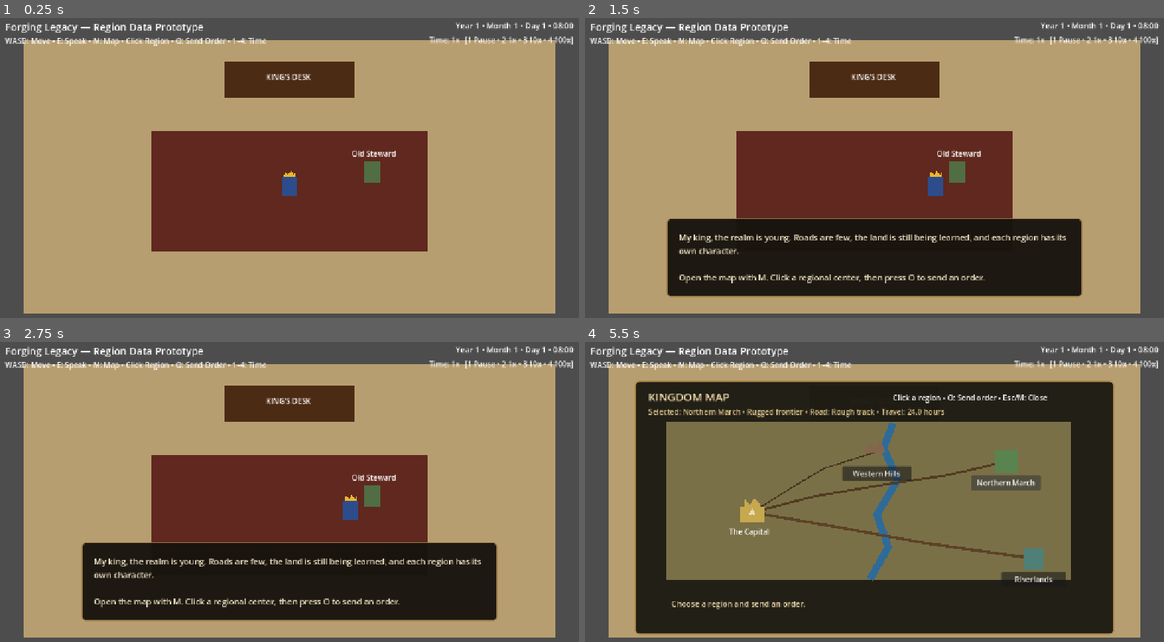
Above: before the commit, frames 1-4 (two rows, left to right).
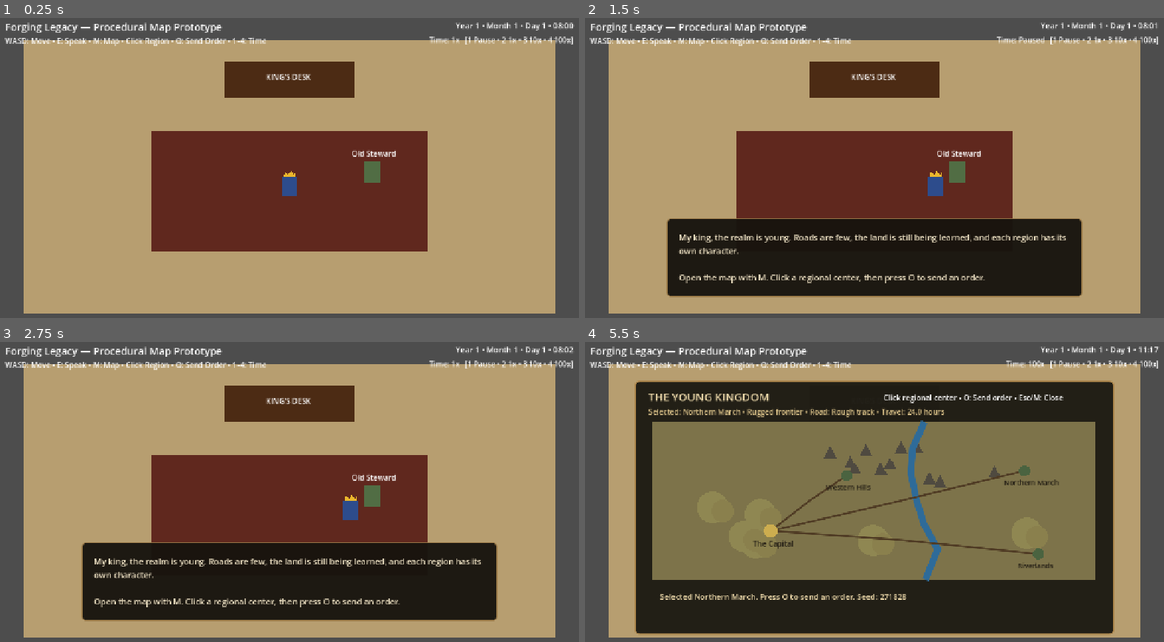
Above: after the commit, the same moments.

Repository: thomasmcanerney-gif/forging-legacy-game
Game: Godot game, scene res://scenes/main.tscn
Same seed, same stepped clock (60 frames per second), same inputs: the game is played once before the commit and once after it.
Inputs (mouse positions are in pixels of both pictures, inside the frame that each line leads up to):
- Up to frame 1 (0.25 s): no input
- Up to frame 2 (1.5 s): tap Enter at 0.5 s; move the mouse to (1001, 159) at 0.52 s; hold D (move_right) 0.53-1.28 s; tap E (interact) at 0.6, 1.25 s; click (1001, 159) at 0.67 s; move the mouse to (758, 192) at 1.27 s; hold S (move_down) from 1.28 s (still down); tap 1 at 1.35 s; click (758, 192) at 1.42 s
- Up to frame 3 (2.75 s): tap Enter at 2 s; move the mouse to (347, 429) at 2.02 s; release S (move_down) at 2.03 s; hold D (move_right) from 2.03 s (still down); tap 2 at 2.1 s; click (347, 429) at 2.17 s
- Up to frame 4 (5.5 s): tap Space at 2.75, 4.25 s; move the mouse to (845, 567) at 2.77 s; release D (move_right) at 2.78 s; hold W (move_up) 2.78-3.53 s; tap 3 at 2.85 s; click (845, 567) at 2.92 s; tap Enter at 3.5 s; move the mouse to (1053, 552) at 3.52 s; hold A (move_left) 3.53-5 s; tap 4 at 3.6 s; click (1053, 552) at 3.67 s; move the mouse to (695, 450) at 4.27 s; tap M at 4.35 s; click (695, 450) at 4.42 s; click (1007, 483) at 5 s, where only the run before the commit has a clickable "Northern March"

The runs differ from the first frame. In frame 1, 0.3% of the frame differs, in the area x 16-39%, y 1-5%; in frame 2, 0.6%; in frame 3, 0.4%; in frame 4, 11%, in the area x 10-100%, y 1-90%.
Error before the commit: Invalid assignment of property or key 'visible' with value of type 'bool' on a base object of type 'null instance'. (res://scripts/main.gd:29)

Commit message:
Replace static map with procedural renderer

Diff:
--- a/scenes/main.tscn
+++ b/scenes/main.tscn
@@ -1,26 +1,22 @@
-[gd_scene load_steps=13 format=3]
+[gd_scene load_steps=14 format=3]
 
 [ext_resource type="Script" path="res://scripts/main.gd" id="1_main"]
 [ext_resource type="Script" path="res://scripts/player.gd" id="2_player"]
 [ext_resource type="Script" path="res://scripts/game_time.gd" id="3_time"]
 [ext_resource type="Script" path="res://scripts/messenger_system.gd" id="4_messenger"]
 [ext_resource type="Script" path="res://scripts/kingdom_state.gd" id="5_kingdom"]
+[ext_resource type="Script" path="res://scripts/procedural_map.gd" id="6_map"]
 
 [sub_resource type="RectangleShape2D" id="PlayerShape"]
 size = Vector2(32, 40)
-
 [sub_resource type="RectangleShape2D" id="AdvisorShape"]
 size = Vector2(36, 44)
-
 [sub_resource type="RectangleShape2D" id="HorizontalWallShape"]
 size = Vector2(1152, 24)
-
 [sub_resource type="RectangleShape2D" id="VerticalWallShape"]
 size = Vector2(24, 592)
-
 [sub_resource type="RectangleShape2D" id="DeskCollisionShape"]
 size = Vector2(280, 80)
-
 [sub_resource type="StyleBoxFlat" id="DialogueStyle"]
 bg_color = Color(0.09, 0.075, 0.055, 0.96)
 border_width_left = 2
@@ -32,7 +28,6 @@
 corner_radius_top_right = 8
 corner_radius_bottom_right = 8
 corner_radius_bottom_left = 8
-
 [sub_resource type="StyleBoxFlat" id="MapStyle"]
 bg_color = Color(0.12, 0.11, 0.08, 0.98)
 border_width_left = 3
@@ -47,110 +42,80 @@
 
 [node name="Main" type="Node2D"]
 script = ExtResource("1_main")
-
 [node name="GameTime" type="Node" parent="."]
 script = ExtResource("3_time")
-
 [node name="MessengerSystem" type="Node" parent="."]
 script = ExtResource("4_messenger")
-
 [node name="KingdomState" type="Node" parent="."]
 script = ExtResource("5_kingdom")
-
 [node name="Room" type="Polygon2D" parent="."]
-polygon = PackedVector2Array(64, 64, 1216, 64, 1216, 656, 64, 656)
-color = Color(0.72, 0.62, 0.44, 1)
-
+polygon = PackedVector2Array(64,64,1216,64,1216,656,64,656)
+color = Color(0.72,0.62,0.44,1)
 [node name="Rug" type="Polygon2D" parent="."]
-polygon = PackedVector2Array(340, 260, 940, 260, 940, 520, 340, 520)
-color = Color(0.38, 0.16, 0.12, 1)
-
+polygon = PackedVector2Array(340,260,940,260,940,520,340,520)
+color = Color(0.38,0.16,0.12,1)
 [node name="Desk" type="Polygon2D" parent="."]
-polygon = PackedVector2Array(500, 110, 780, 110, 780, 190, 500, 190)
-color = Color(0.30, 0.17, 0.08, 1)
-
+polygon = PackedVector2Array(500,110,780,110,780,190,500,190)
+color = Color(0.30,0.17,0.08,1)
 [node name="DeskLabel" type="Label" parent="."]
-position = Vector2(589, 132)
+position = Vector2(589,132)
 text = "KING'S DESK"
-
 [node name="Collision" type="Node2D" parent="."]
-
 [node name="TopWall" type="StaticBody2D" parent="Collision"]
-position = Vector2(640, 52)
-
+position = Vector2(640,52)
 [node name="CollisionShape2D" type="CollisionShape2D" parent="Collision/TopWall"]
 shape = SubResource("HorizontalWallShape")
-
 [node name="BottomWall" type="StaticBody2D" parent="Collision"]
-position = Vector2(640, 668)
-
+position = Vector2(640,668)
 [node name="CollisionShape2D" type="CollisionShape2D" parent="Collision/BottomWall"]
 shape = SubResource("HorizontalWallShape")
-
 [node name="LeftWall" type="StaticBody2D" parent="Collision"]
-position = Vector2(52, 360)
-
+position = Vector2(52,360)
 [node name="CollisionShape2D" type="CollisionShape2D" parent="Collision/LeftWall"]
 shape = SubResource("VerticalWallShape")
-
 [node name="RightWall" type="StaticBody2D" parent="Collision"]
-position = Vector2(1228, 360)
-
+position = Vector2(1228,360)
 [node name="CollisionShape2D" type="CollisionShape2D" parent="Collision/RightWall"]
 shape = SubResource("VerticalWallShape")
-
 [node name="DeskBlocker" type="StaticBody2D" parent="Collision"]
-position = Vector2(640, 150)
-
+position = Vector2(640,150)
 [node name="CollisionShape2D" type="CollisionShape2D" parent="Collision/DeskBlocker"]
 shape = SubResource("DeskCollisionShape")
-
 [node name="Player" type="CharacterBody2D" parent="."]
-position = Vector2(640, 380)
+position = Vector2(640,380)
 script = ExtResource("2_player")
-
 [node name="Body" type="Polygon2D" parent="Player"]
-polygon = PackedVector2Array(-16, -20, 16, -20, 16, 20, -16, 20)
-color = Color(0.18, 0.30, 0.55, 1)
-
+polygon = PackedVector2Array(-16,-20,16,-20,16,20,-16,20)
+color = Color(0.18,0.30,0.55,1)
 [node name="Crown" type="Polygon2D" parent="Player"]
-polygon = PackedVector2Array(-13, -20, -10, -32, -3, -24, 3, -34, 10, -24, 13, -32, 13, -20)
-color = Color(0.92, 0.72, 0.18, 1)
-
+polygon = PackedVector2Array(-13,-20,-10,-32,-3,-24,3,-34,10,-24,13,-32,13,-20)
+color = Color(0.92,0.72,0.18,1)
 [node name="CollisionShape2D" type="CollisionShape2D" parent="Player"]
 shape = SubResource("PlayerShape")
-
 [node name="Advisor" type="Area2D" parent="."]
-position = Vector2(820, 350)
-
+position = Vector2(820,350)
 [node name="Body" type="Polygon2D" parent="Advisor"]
-polygon = PackedVector2Array(-18, -22, 18, -22, 18, 22, -18, 22)
-color = Color(0.32, 0.43, 0.27, 1)
-
+polygon = PackedVector2Array(-18,-22,18,-22,18,22,-18,22)
+color = Color(0.32,0.43,0.27,1)
 [node name="Name" type="Label" parent="Advisor"]
-position = Vector2(-45, -52)
+position = Vector2(-45,-52)
 text = "Old Steward"
-
 [node name="CollisionShape2D" type="CollisionShape2D" parent="Advisor"]
 shape = SubResource("AdvisorShape")
-
 [node name="UI" type="CanvasLayer" parent="."]
-
 [node name="Title" type="Label" parent="UI"]
 offset_left = 24.0
 offset_top = 20.0
-offset_right = 500.0
+offset_right = 600.0
 offset_bottom = 52.0
 theme_override_font_sizes/font_size = 22
-text = "Forging Legacy — Region Data Prototype"
-
+text = "Forging Legacy — Procedural Map Prototype"
 [node name="Instructions" type="Label" parent="UI"]
 offset_left = 24.0
 offset_top = 54.0
 offset_right = 1000.0
 offset_bottom = 86.0
 text = "WASD: Move • E: Speak • M: Map • Click Region • O: Send Order • 1–4: Time"
-
 [node name="DateLabel" type="Label" parent="UI"]
 offset_left = 900.0
 offset_top = 20.0
@@ -159,7 +124,6 @@
 theme_override_font_sizes/font_size = 17
 text = "Year 1 • Month 1 • Day 1 • 08:00"
 horizontal_alignment = 2
-
 [node name="SpeedLabel" type="Label" parent="UI"]
 offset_left = 765.0
 offset_top = 52.0
@@ -167,7 +131,6 @@
 offset_bottom = 80.0
 text = "Time: 1x   [1 Pause • 2 1x • 3 10x • 4 100x]"
 horizontal_alignment = 2
-
 [node name="InteractionPrompt" type="Label" parent="UI"]
 offset_left = 520.0
 offset_top = 590.0
@@ -176,121 +139,54 @@
 theme_override_font_sizes/font_size = 18
 text = "Press E to speak"
 horizontal_alignment = 1
-
 [node name="DialoguePanel" type="PanelContainer" parent="UI"]
 offset_left = 190.0
 offset_top = 450.0
 offset_right = 1090.0
 offset_bottom = 620.0
 theme_override_styles/panel = SubResource("DialogueStyle")
-
 [node name="MarginContainer" type="MarginContainer" parent="UI/DialoguePanel"]
 theme_override_constants/margin_left = 24
 theme_override_constants/margin_top = 20
 theme_override_constants/margin_right = 24
 theme_override_constants/margin_bottom = 20
-
 [node name="DialogueText" type="Label" parent="UI/DialoguePanel/MarginContainer"]
-theme_override_colors/font_color = Color(0.95, 0.90, 0.78, 1)
+theme_override_colors/font_color = Color(0.95,0.90,0.78,1)
 theme_override_font_sizes/font_size = 18
 text = "Dialogue"
 autowrap_mode = 2
-
 [node name="MapPanel" type="Panel" parent="UI"]
 offset_left = 120.0
 offset_top = 100.0
 offset_right = 1160.0
 offset_bottom = 650.0
 theme_override_styles/panel = SubResource("MapStyle")
-
 [node name="MapTitle" type="Label" parent="UI/MapPanel"]
-position = Vector2(30, 18)
-theme_override_colors/font_color = Color(0.95, 0.87, 0.68, 1)
+position = Vector2(30,18)
+theme_override_colors/font_color = Color(0.95,0.87,0.68,1)
 theme_override_font_sizes/font_size = 24
-text = "KINGDOM MAP"
-
+text = "THE YOUNG KINGDOM"
 [node name="MapHelp" type="Label" parent="UI/MapPanel"]
-position = Vector2(560, 25)
-text = "Click a region • O: Send order • Esc/M: Close"
-
+position = Vector2(540,25)
+text = "Click regional center • O: Send order • Esc/M: Close"
 [node name="SelectedRegion" type="Label" parent="UI/MapPanel"]
-position = Vector2(30, 55)
-size = Vector2(950, 30)
-theme_override_colors/font_color = Color(0.88, 0.78, 0.55, 1)
+position = Vector2(30,55)
+size = Vector2(950,30)
+theme_override_colors/font_color = Color(0.88,0.78,0.55,1)
 text = "Selected region"
-
-[node name="Land" type="Polygon2D" parent="UI/MapPanel"]
-polygon = PackedVector2Array(70, 90, 945, 90, 945, 430, 70, 430)
-color = Color(0.48, 0.44, 0.28, 1)
-
-[node name="River" type="Line2D" parent="UI/MapPanel"]
-points = PackedVector2Array(560, 92, 540, 145, 570, 215, 525, 290, 550, 360, 510, 430)
-width = 16.0
-default_color = Color(0.18, 0.42, 0.60, 1)
-
-[node name="NorthernRoad" type="Line2D" parent="UI/MapPanel"]
-points = PackedVector2Array(255, 285, 390, 250, 540, 225, 675, 205, 805, 175)
-width = 5.0
-default_color = Color(0.32, 0.23, 0.13, 1)
-
-[node name="RiverRoad" type="Line2D" parent="UI/MapPanel"]
-points = PackedVector2Array(255, 285, 430, 315, 620, 350, 865, 385)
-width = 6.0
-default_color = Color(0.36, 0.26, 0.15, 1)
-
-[node name="WesternRoad" type="Line2D" parent="UI/MapPanel"]
-points = PackedVector2Array(255, 285, 335, 235, 410, 190, 520, 155)
-width = 3.0
-default_color = Color(0.27, 0.20, 0.13, 1)
-
-[node name="Capital" type="Polygon2D" parent="UI/MapPanel"]
-position = Vector2(255, 285)
-polygon = PackedVector2Array(-28, 20, -28, -12, -16, -12, -16, -28, -5, -18, 5, -30, 16, -18, 16, -12, 28, -12, 28, 20)
-color = Color(0.78, 0.66, 0.31, 1)
-
-[node name="CapitalLabel" type="Label" parent="UI/MapPanel"]
-position = Vector2(205, 315)
-text = "The Capital"
-
-[node name="NorthernMarch" type="Polygon2D" parent="UI/MapPanel"]
-position = Vector2(805, 175)
-polygon = PackedVector2Array(-24, -24, 24, -24, 24, 24, -24, 24)
-color = Color(0.35, 0.52, 0.31, 1)
-
-[node name="NorthernSelect" type="Button" parent="UI/MapPanel"]
-position = Vector2(730, 205)
-size = Vector2(150, 32)
-text = "Northern March"
-
-[node name="Riverlands" type="Polygon2D" parent="UI/MapPanel"]
-position = Vector2(865, 385)
-polygon = PackedVector2Array(-22, -22, 22, -22, 22, 22, -22, 22)
-color = Color(0.31, 0.50, 0.47, 1)
-
-[node name="RiverlandsSelect" type="Button" parent="UI/MapPanel"]
-position = Vector2(795, 414)
-size = Vector2(140, 32)
-text = "Riverlands"
-
-[node name="WesternHills" type="Polygon2D" parent="UI/MapPanel"]
-position = Vector2(520, 155)
-polygon = PackedVector2Array(-22, 0, -10, -24, 0, -8, 12, -28, 24, 0)
-color = Color(0.52, 0.40, 0.30, 1)
-
-[node name="WesternSelect" type="Button" parent="UI/MapPanel"]
-position = Vector2(450, 185)
-size = Vector2(150, 32)
-text = "Western Hills"
-
-[node name="Messenger" type="Polygon2D" parent="UI/MapPanel"]
-position = Vector2(255, 285)
-polygon = PackedVector2Array(0, -10, 8, 8, 0, 4, -8, 8)
-color = Color(0.92, 0.87, 0.70, 1)
-
+[node name="ProceduralMap" type="Control" parent="UI/MapPanel"]
+position = Vector2(40,90)
+size = Vector2(960,340)
+mouse_filter = 0
+script = ExtResource("6_map")
+[node name="Messenger" type="Polygon2D" parent="UI/MapPanel/ProceduralMap"]
+position = Vector2(255,235)
+polygon = PackedVector2Array(0,-10,8,8,0,4,-8,8)
+color = Color(0.95,0.91,0.72,1)
 [node name="MapStatus" type="Label" parent="UI/MapPanel"]
-position = Vector2(80, 470)
-size = Vector2(875, 60)
-theme_override_colors/font_color = Color(0.95, 0.87, 0.68, 1)
+position = Vector2(55,455)
+size = Vector2(930,65)
+theme_override_colors/font_color = Color(0.95,0.87,0.68,1)
 theme_override_font_sizes/font_size = 17
 text = "Choose a region and send an order."
 autowrap_mode = 2
